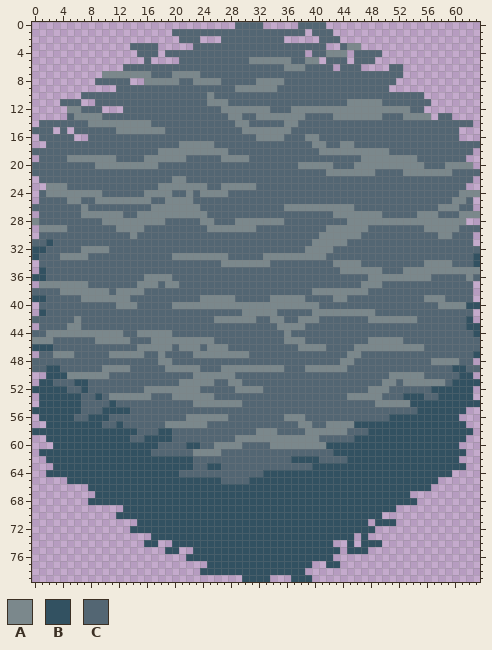
Sprite sheet, stored at assets/gfx/terrain/outter_fog.png. This is how it looked before the edit.
The file is 64x80 pixels.
Palette (. is transparent): A #7b888c  B #325161  C #536673
Once edited:
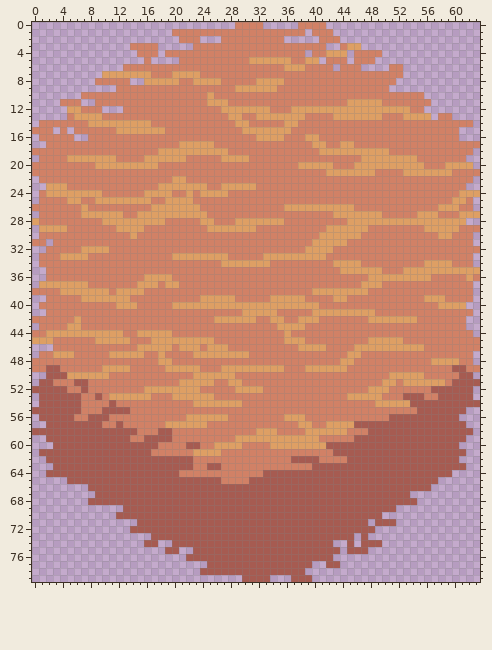
Change:
@@ palette @@
-A #7b888c
+A #de9f64
-B #325161
+B #a65b51
-C #536673
+C #d18166
@@ x 0..63 @@
 30 .CCCCCCCCCCCCCACCCCCCCCCCCCCCCCCCCCCCCCCCAAAAAACCCCCCCCCCCAACCC.
-31 CCBCCCCCCCCCCCCCCCCCCCCCCCCCCCCCCCCCCCCCAAAAACCCCCCCCCCCCCCCCCC.
-32 BBCCCCCAAAACCCCCCCCCCCCCCCCCCCCCCCCCCCCAAAACCCCCCCCCCCCCCCCCCCCC
-33 BCCCAAAACCCCCCCCCCCCAAAAAAAACCCCCAAAAAAAAACCCCCCCCCCCCCCCCCCCCCB
-34 .CCCCCCCCCCCCCCCCCCCCCCCCCCAAAAAAACCCCCCCCCAAAACCCCCCCCCAAAACCCB
-35 .BCCCCCCCCCCCCCCCCCCCCCCCCCCCCCCCCCCCCCCCCCCAAAAAACCCAAAAAAAAAAA
-36 BBCCCCCCCCCCCCCCAAAACCCCCCCCCCCCCCCCCCCCCCCCCCCCAAAAAAAAACCCCCAC
+31 CC.CCCCCCCCCCCCCCCCCCCCCCCCCCCCCCCCCCCCCAAAAACCCCCCCCCCCCCCCCCC.
+32 ..CCCCCAAAACCCCCCCCCCCCCCCCCCCCCCCCCCCCAAAACCCCCCCCCCCCCCCCCCCCC
+33 .CCCAAAACCCCCCCCCCCCAAAAAAAACCCCCAAAAAAAAACCCCCCCCCCCCCCCCCCCCC.
+34 .CCCCCCCCCCCCCCCCCCCCCCCCCCAAAAAAACCCCCCCCCAAAACCCCCCCCCAAAACCC.
+35 ..CCCCCCCCCCCCCCCCCCCCCCCCCCCCCCCCCCCCCCCCCCAAAAAACCCAAAAAAAAAAA
+36 ..CCCCCCCCCCCCCCAAAACCCCCCCCCCCCCCCCCCCCCCCCCCCCAAAAAAAAACCCCCAC
 37 .AAAAAAACCCCCCCAAACAACCCCCCCCCCCCCCCCCCCCCCCCCCAAACCCCCCCCCCCCC.
 38 CCCCAAAAAAACAAAACCCCCCCCCCCCCCCCCCCCCCCCAAAAAAAACCCCCCCCCCCCCCC.
-39 BBCCCCCAAAAAAACCCCCCCCCCAAAAACCCCCAAAAACCCCAACCCCCCCCCCCAAACCCC.
-40 .CCCCCCCCCCCAAACCCCCAAAAAAAAAAAAAAAAAAAAACCCCCCCCCCCCCCCCCAAAABB
-41 .BCCCCCCCCCCCCCCCCCCCCCCCCCCCCAAAAACCCCCAAAAAAAAACCCCCCCCCCCCCC.
-42 CCCCCCACCCCCCCCCCCCCCCCCCCAAAAAACCAACCAAACCCCCCCAAAAAAACCCCCCCB.
-43 .CCCCAACCCCCCCCCCCCCCCCCCCCCCCCCCCCAAAACCCCCCCCCCCCCCCCCCCCCCCBB
-44 CCAAAAAAAAAAACCAAAAACCCCCCCCCCCCCCCCACCCCCCCCCCCCCCCCCCCCCCCCCCB
+39 ..CCCCCAAAAAAACCCCCCCCCCAAAAACCCCCAAAAACCCCAACCCCCCCCCCCAAACCCC.
+40 .CCCCCCCCCCCAAACCCCCAAAAAAAAAAAAAAAAAAAAACCCCCCCCCCCCCCCCCAAAA..
+41 ..CCCCCCCCCCCCCCCCCCCCCCCCCCCCAAAAACCCCCAAAAAAAAACCCCCCCCCCCCCC.
+42 CCCCCCACCCCCCCCCCCCCCCCCCCAAAAAACCAACCAAACCCCCCCAAAAAAACCCCCCC..
+43 .CCCCAACCCCCCCCCCCCCCCCCCCCCCCCCCCCAAAACCCCCCCCCCCCCCCCCCCCCCC..
+44 CCAAAAAAAAAAACCAAAAACCCCCCCCCCCCCCCCACCCCCCCCCCCCCCCCCCCCCCCCCC.
 45 AAACCCCCCAAAAACCCAAAAAAAAACCCCCCCCCCAAACCCCCCCCCAAAAACCCCCCCCCCC
-46 BBBCCCCCCCCCCCCAAAAACAAACAAACCCCCCCCCCAAAACCCCAAAAAAAAAACCCCCCCC
-47 .CCAAACCCCCAAAAACCACCCCAAAAAAAACCCCCCCCCCCCCCAACCCCCCCCCCCCCCCCB
+46 ...CCCCCCCCCCCCAAAAACAAACAAACCCCCCCCCCAAAACCCCAAAAAAAAAACCCCCCCC
+47 .CCAAACCCCCAAAAACCACCCCAAAAAAAACCCCCCCCCCCCCCAACCCCCCCCCCCCCCCC.
 48 CCCCCCCCCCCCCCCCCCAACCCCCCCCCCCCCCCCCCCCCCCCAACCCCCCCCCCCAAAACC.
Pixel boxes of the changes (left, top, right, bottom) in both pictures:
changed: (32, 22, 480, 582)
